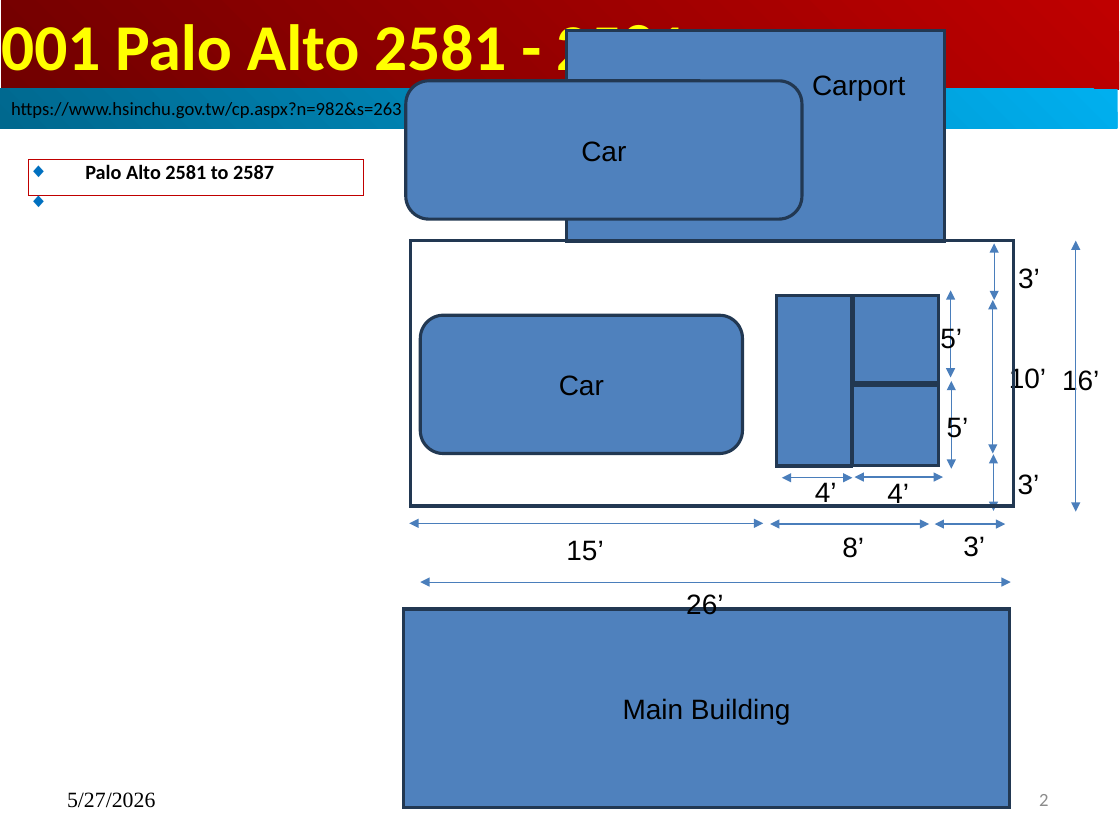
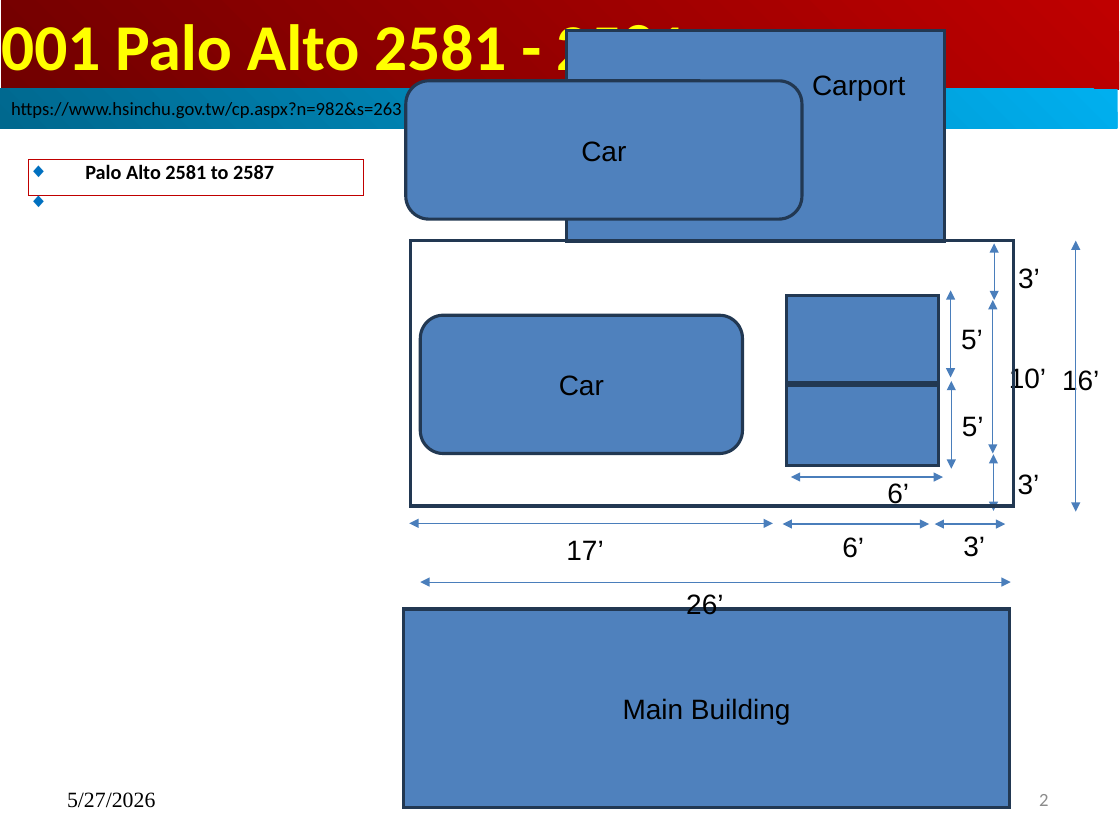
Before and after one commit to peterhchen/1000_Family, a slide deck: slide 2 of Palo_Alto_2581/000_PaloAlto_Shed.pptx. Drawn at 1120x840 pixels with LibreOffice and Linux fonts; fonts in the diff are those of the drawing. Boxes give left, top, right and bottom in pixels: in the first picture for what was removed or moved away, otherwise in the second. Text is boxed around its words. In the diff, an @@ line names an element or a change of style, - is before the commit and + after.

```diff
--- a/Palo_Alto_2581/000_PaloAlto_Shed.pptx
+++ b/Palo_Alto_2581/000_PaloAlto_Shed.pptx
@@ rectangle removed at (776, 296, 851, 466) @@
@@ rectangle: place and size @@
-rectangle at (853, 296, 940, 383)
+rectangle at (786, 296, 939, 383)
@@ text "5’’" rewrapped from (940, 326, 968, 353) to (961, 329, 989, 350) @@
@@ rectangle: place and size @@
-rectangle at (852, 385, 939, 466)
+rectangle at (786, 385, 937, 466)
@@ text "5’’" rewrapped from (947, 415, 975, 442) to (962, 416, 990, 437) @@
@@ double arrow removed from (782, 478) to (852, 478) @@
@@ double arrow moved from (855, 477) - (943, 477) to (791, 477) - (943, 477) @@
@@ text removed at (799, 482, 843, 507) @@
-24’’
@@ text at (872, 483, 916, 508): text changed @@
-24’’
+26’’
@@ double arrow moved from (409, 523) - (763, 523) to (409, 523) - (773, 523) @@
@@ double arrow moved from (771, 524) - (930, 524) to (783, 524) - (930, 524) @@
@@ text at (827, 537, 871, 558): text changed @@
-28’’
+26’’
@@ text at (551, 540, 610, 560): text changed @@
-215’’
+217’’
```
